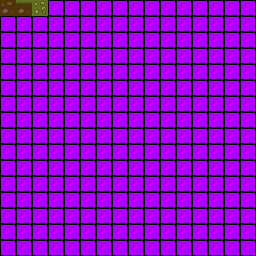
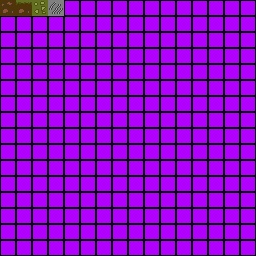
Layered file, before and after one edit (256 × 256). Changes by layer:
painted on "Background" over [48,0,64,16]
